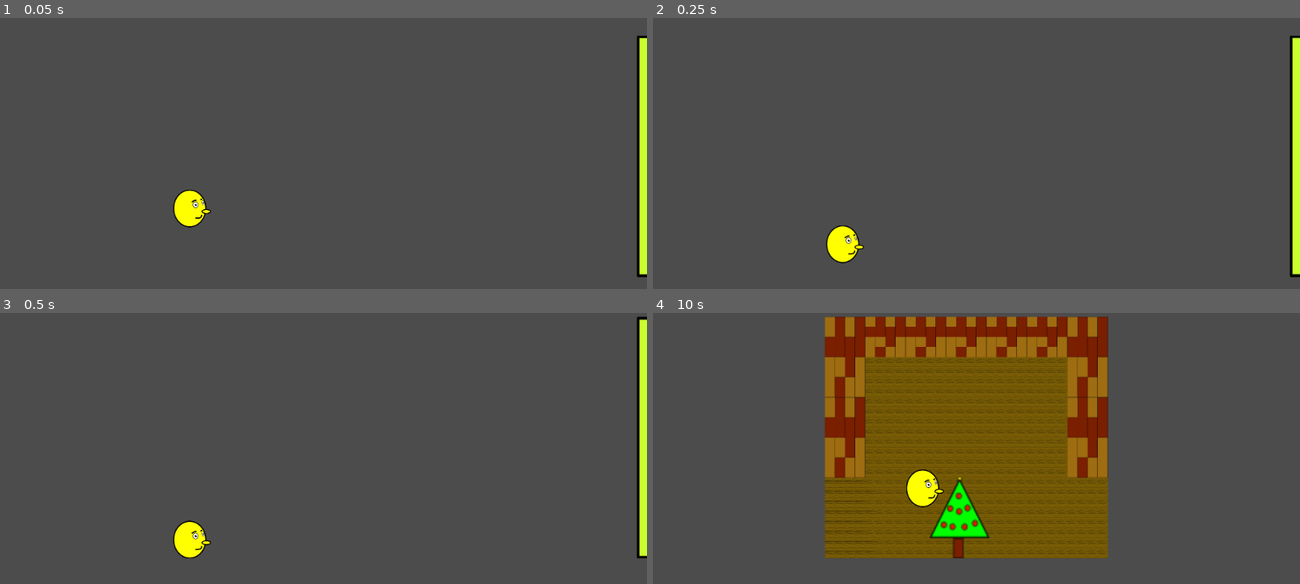
Above: before the commit, frames 1-4 (two rows, left to right).
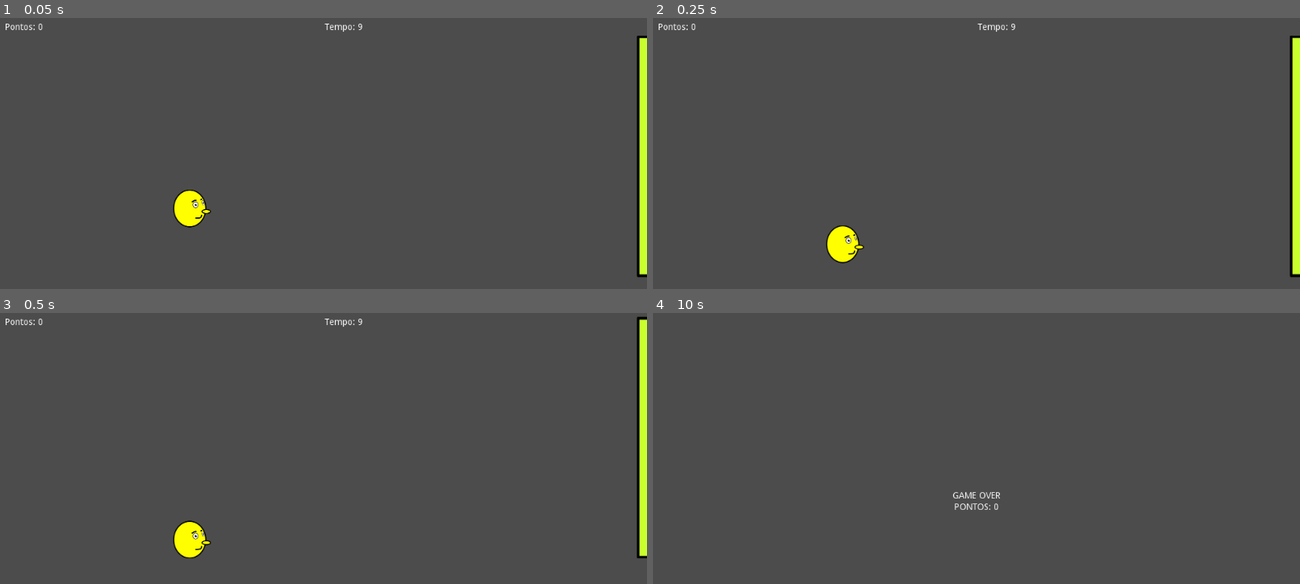
Above: after the commit, the same moments.

Repository: JoaoNSE/Son-Claus
Game: Godot game, scene res://Main.tscn
The game is run twice, just before and just after one commit, with the same random seed, the same clock (stepped at 60 frames per second) and the same inputs.
Inputs:
- Up to frame 1 (0.05 s): no input
- Up to frame 2 (0.25 s): no input
- Up to frame 3 (0.5 s): no input
- Up to frame 4 (10 s): tap Enter (ui_accept) at 0.5 s; hold S (attack) 0.53-1.28 s; hold Right (move_right) 0.53-2.03 s; tap Up (jump) at 0.77, 1.52, 3.02, 3.77, 4.52, 6.02, 6.77, 7.52, 9.02, 9.77 s; tap D (dash) every 2.25 s from 1.35 to 8.1 s; hold F (presente) 2.03-2.78 s; hold Left (move_left) 2.03-4.28 s; tap S (attack) at 2.85, 7.35 s; hold Right (move_right) 4.28-8.03 s; tap F (presente) at 4.35, 8.85 s; hold S (attack) 5.03-5.78 s; hold F (presente) 6.53-7.28 s; hold Left (move_left) 8.03-9.53 s; hold Right (move_right) from 9.53 s (still down); hold S (attack) from 9.53 s (still down)

The runs differ from the first frame. In frame 1, 0.1% of the frame differs, in the area x 0-56%, y 2-6%; in frame 2, 0.1%; in frame 3, 0.1%; in frame 4, 39%, in the area x 26-71%, y 1-91%.

Commit message:
Timer do jogo e hud. Game over feito.

Diff:
--- /dev/null
+++ b/Cenas/GameOver.gd
@@ -0,0 +1,13 @@
+extends CenterContainer
+
+# class member variables go here, for example:
+# var a = 2
+# var b = "textvar"
+
+func _ready():
+	$VBoxContainer/Pontos.text = "PONTOS: " + str(gamestate.pontos)
+
+#func _process(delta):
+#	# Called every frame. Delta is time since last frame.
+#	# Update game logic here.
+#	pass
--- /dev/null
+++ b/Cenas/GameOver.tscn
@@ -0,0 +1,79 @@
+[gd_scene load_steps=2 format=2]
+
+[ext_resource path="res://Cenas/GameOver.gd" type="Script" id=1]
+
+[node name="CenterContainer" type="CenterContainer"]
+
+anchor_left = 0.0
+anchor_top = 0.0
+anchor_right = 1.0
+anchor_bottom = 1.0
+rect_pivot_offset = Vector2( 0, 0 )
+rect_clip_content = false
+mouse_filter = 0
+mouse_default_cursor_shape = 0
+size_flags_horizontal = 1
+size_flags_vertical = 1
+use_top_left = false
+script = ExtResource( 1 )
+
+[node name="VBoxContainer" type="VBoxContainer" parent="." index="0"]
+
+anchor_left = 0.0
+anchor_top = 0.0
+anchor_right = 0.0
+anchor_bottom = 0.0
+margin_left = 474.0
+margin_top = 284.0
+margin_right = 550.0
+margin_bottom = 316.0
+rect_pivot_offset = Vector2( 0, 0 )
+rect_clip_content = false
+mouse_filter = 1
+mouse_default_cursor_shape = 0
+size_flags_horizontal = 1
+size_flags_vertical = 1
+alignment = 0
+
+[node name="Label" type="Label" parent="VBoxContainer" index="0"]
+
+anchor_left = 0.0
+anchor_top = 0.0
+anchor_right = 0.0
+anchor_bottom = 0.0
+margin_right = 76.0
+margin_bottom = 14.0
+rect_pivot_offset = Vector2( 0, 0 )
+rect_clip_content = false
+mouse_filter = 2
+mouse_default_cursor_shape = 0
+size_flags_horizontal = 1
+size_flags_vertical = 4
+text = "GAME OVER"
+align = 1
+uppercase = true
+percent_visible = 1.0
+lines_skipped = 0
+max_lines_visible = -1
+
+[node name="Pontos" type="Label" parent="VBoxContainer" index="1"]
+
+anchor_left = 0.0
+anchor_top = 0.0
+anchor_right = 0.0
+anchor_bottom = 0.0
+margin_top = 18.0
+margin_right = 76.0
+margin_bottom = 32.0
+rect_pivot_offset = Vector2( 0, 0 )
+rect_clip_content = false
+mouse_filter = 2
+mouse_default_cursor_shape = 0
+size_flags_horizontal = 1
+size_flags_vertical = 4
+text = "Pontos: "
+align = 1
+uppercase = true
+percent_visible = 1.0
+lines_skipped = 0
+max_lines_visible = -1
--- /dev/null
+++ b/Fase.gd
@@ -0,0 +1,34 @@
+extends Node
+
+# class member variables go here, for example:
+# var a = 2
+# var b = "textvar"
+
+export(int) var tempo_restante = 200
+
+onready var timer = $Timer
+onready var pontosLbl = $CanvasLayer/MarginContainer/HBoxContainer/Pontos
+onready var tempoLbl = $CanvasLayer/MarginContainer/HBoxContainer/Tempo
+
+func _ready():
+	# Called when the node is added to the scene for the first time.
+	# Initialization here
+	timer.wait_time = tempo_restante
+	timer.start()
+	set_process(true)
+
+func _process(delta):
+#	# Called every frame. Delta is time since last frame.
+#	# Update game logic here.
+	tempo_restante = int(timer.time_left)
+	pontosLbl.text = "Pontos: " + str(gamestate.pontos)
+	tempoLbl.text = "Tempo: " + str(stepify(tempo_restante, 0))
+
+func adiciona_tempo(n):
+	tempo_restante += n
+	timer.stop()
+	timer.wait_time = tempo_restante
+	timer.start()
+
+func _on_Timer_timeout():
+	get_tree().change_scene("res://Cenas/GameOver.tscn")
--- a/House/Casa1.tscn
+++ b/House/Casa1.tscn
@@ -11,14 +11,13 @@
 custom_solver_bias = 0.0
 extents = Vector2( 220, 180 )
 
-[node name="Casa" type="Node2D" index="0"]
+[node name="Casa" type="Node2D"]
 
 position = Vector2( 848, 48 )
 script = ExtResource( 1 )
 
 [node name="Background" type="Node2D" parent="." index="0"]
 
-editor/display_folded = true
 position = Vector2( 432, -256 )
 z_index = -1
 _sections_unfolded = [ "Transform", "Z Index" ]
@@ -28,7 +27,6 @@
 
 [node name="TileMap" type="TileMap" parent="Background" index="0"]
 
-editor/display_folded = true
 mode = 0
 tile_set = ExtResource( 2 )
 cell_size = Vector2( 16, 16 )
--- a/Main.tscn
+++ b/Main.tscn
@@ -1,26 +1,31 @@
-[gd_scene load_steps=7 format=2]
-
-[ext_resource path="res://MapLoop.gd" type="Script" id=1]
-[ext_resource path="res://House/Casa1.tscn" type="PackedScene" id=2]
-[ext_resource path="res://Objects/Barril.tscn" type="PackedScene" id=3]
-[ext_resource path="res://Objects/KnockTest.gd" type="Script" id=4]
-[ext_resource path="res://SonClaus/SonClaus.tscn" type="PackedScene" id=5]
+[gd_scene load_steps=8 format=2]
+
+[ext_resource path="res://Fase.gd" type="Script" id=1]
+[ext_resource path="res://MapLoop.gd" type="Script" id=2]
+[ext_resource path="res://House/Casa1.tscn" type="PackedScene" id=3]
+[ext_resource path="res://Objects/Barril.tscn" type="PackedScene" id=4]
+[ext_resource path="res://Objects/KnockTest.gd" type="Script" id=5]
+[ext_resource path="res://SonClaus/SonClaus.tscn" type="PackedScene" id=6]
 
 [sub_resource type="CircleShape2D" id=1]
 
 custom_solver_bias = 0.0
 radius = 20.0
 
-[node name="Node" type="Node"]
+[node name="Fase1" type="Node" index="0"]
+
+script = ExtResource( 1 )
+tempo_restante = 10
 
 [node name="Mapa1" type="Node2D" parent="." index="0" groups=[
 "Mapa",
 ]]
 
+editor/display_folded = true
 position = Vector2( -208, 32 )
-script = ExtResource( 1 )
-
-[node name="Casa" parent="Mapa1" index="0" instance=ExtResource( 2 )]
+script = ExtResource( 2 )
+
+[node name="Casa" parent="Mapa1" index="0" instance=ExtResource( 3 )]
 
 position = Vector2( 672, 256 )
 
@@ -131,8 +136,100 @@
 
 position = Vector2( 1616, 0 )
 
-[node name="SonClaus" parent="." index="2" instance=ExtResource( 5 )]
+[node name="SonClaus" parent="." index="2" instance=ExtResource( 6 )]
 
 position = Vector2( -464, 384 )
 
+[node name="CanvasLayer" type="CanvasLayer" parent="." index="3"]
+
+layer = 1
+offset = Vector2( 0, 0 )
+rotation = 0.0
+scale = Vector2( 1, 1 )
+transform = Transform2D( 1, 0, 0, 1, 0, 0 )
+
+[node name="MarginContainer" type="MarginContainer" parent="CanvasLayer" index="0"]
+
+anchor_left = 0.0
+anchor_top = 0.0
+anchor_right = 1.0
+anchor_bottom = 1.0
+margin_left = 8.0
+margin_top = 8.0
+margin_right = -8.0
+rect_pivot_offset = Vector2( 0, 0 )
+rect_clip_content = false
+mouse_filter = 0
+mouse_default_cursor_shape = 0
+size_flags_horizontal = 1
+size_flags_vertical = 1
+_sections_unfolded = [ "Margin" ]
+
+[node name="HBoxContainer" type="HBoxContainer" parent="CanvasLayer/MarginContainer" index="0"]
+
+anchor_left = 0.0
+anchor_top = 0.0
+anchor_right = 0.0
+anchor_bottom = 0.0
+margin_left = 8.0
+margin_right = 1008.0
+margin_bottom = 592.0
+rect_pivot_offset = Vector2( 0, 0 )
+rect_clip_content = false
+mouse_filter = 1
+mouse_default_cursor_shape = 0
+size_flags_horizontal = 1
+size_flags_vertical = 1
+alignment = 0
+
+[node name="Pontos" type="Label" parent="CanvasLayer/MarginContainer/HBoxContainer" index="0"]
+
+anchor_left = 0.0
+anchor_top = 0.0
+anchor_right = 0.0
+anchor_bottom = 0.0
+margin_right = 498.0
+margin_bottom = 14.0
+rect_pivot_offset = Vector2( 0, 0 )
+rect_clip_content = false
+mouse_filter = 2
+mouse_default_cursor_shape = 0
+size_flags_horizontal = 3
+size_flags_vertical = 0
+text = "Pontos: 10"
+percent_visible = 1.0
+lines_skipped = 0
+max_lines_visible = -1
+_sections_unfolded = [ "Size Flags" ]
+
+[node name="Tempo" type="Label" parent="CanvasLayer/MarginContainer/HBoxContainer" index="1"]
+
+anchor_left = 0.0
+anchor_top = 0.0
+anchor_right = 0.0
+anchor_bottom = 0.0
+margin_left = 502.0
+margin_right = 1000.0
+margin_bottom = 14.0
+rect_pivot_offset = Vector2( 0, 0 )
+rect_clip_content = false
+mouse_filter = 2
+mouse_default_cursor_shape = 0
+size_flags_horizontal = 3
+size_flags_vertical = 0
+text = "Tempo: 200s"
+percent_visible = 1.0
+lines_skipped = 0
+max_lines_visible = -1
+_sections_unfolded = [ "Size Flags" ]
+
+[node name="Timer" type="Timer" parent="." index="4"]
+
+process_mode = 1
+wait_time = 1.0
+one_shot = false
+autostart = false
+
 [connection signal="body_entered" from="Mapa1/Area2D" to="Mapa1/Area2D" method="_on_Area2D_body_entered"]
+
+[connection signal="timeout" from="Timer" to="." method="_on_Timer_timeout"]
Not shown: 3 places in Main.tscn that only renumber resources
